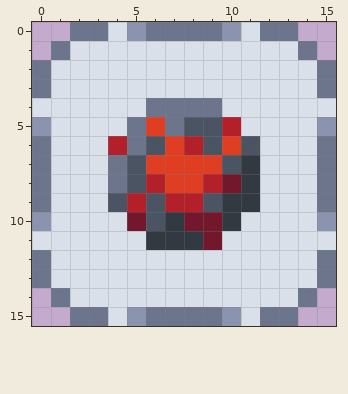
File history of a pixel-art file, images/purposes/earth/detonate.aseprite. Above, as it was before the edit.
16x16 pixels, 1 frame.
After:
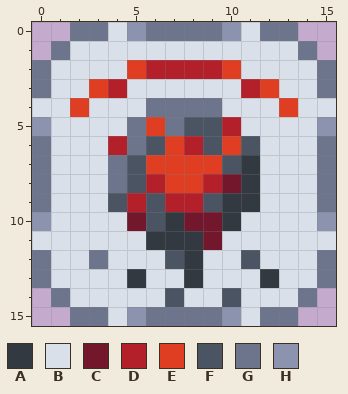
Palette (. is transparent): A #333941  B #dae0ea  C #73172d  D #b4202a  E #df3e23  F #4a5462  G #6d758d  H #8b93af
Diff:
{"where": "layer \"Layer 1\""}
{"y":2,"x":5,"old":"BBBBBB","new":"EDDDDE"}
{"y":3,"x":3,"old":"BB","new":"ED"}
{"y":3,"x":11,"old":"BB","new":"DE"}
{"y":4,"x":2,"old":"B","new":"E"}
{"y":4,"x":13,"old":"B","new":"E"}
{"y":12,"x":3,"old":"B","new":"G"}
{"y":12,"x":7,"old":"BB","new":"FA"}
{"y":12,"x":11,"old":"B","new":"F"}
{"y":13,"x":5,"old":"B","new":"A"}
{"y":13,"x":8,"old":"B","new":"A"}
{"y":13,"x":12,"old":"B","new":"A"}
{"y":14,"x":7,"old":"B","new":"F"}
{"y":14,"x":10,"old":"B","new":"F"}
